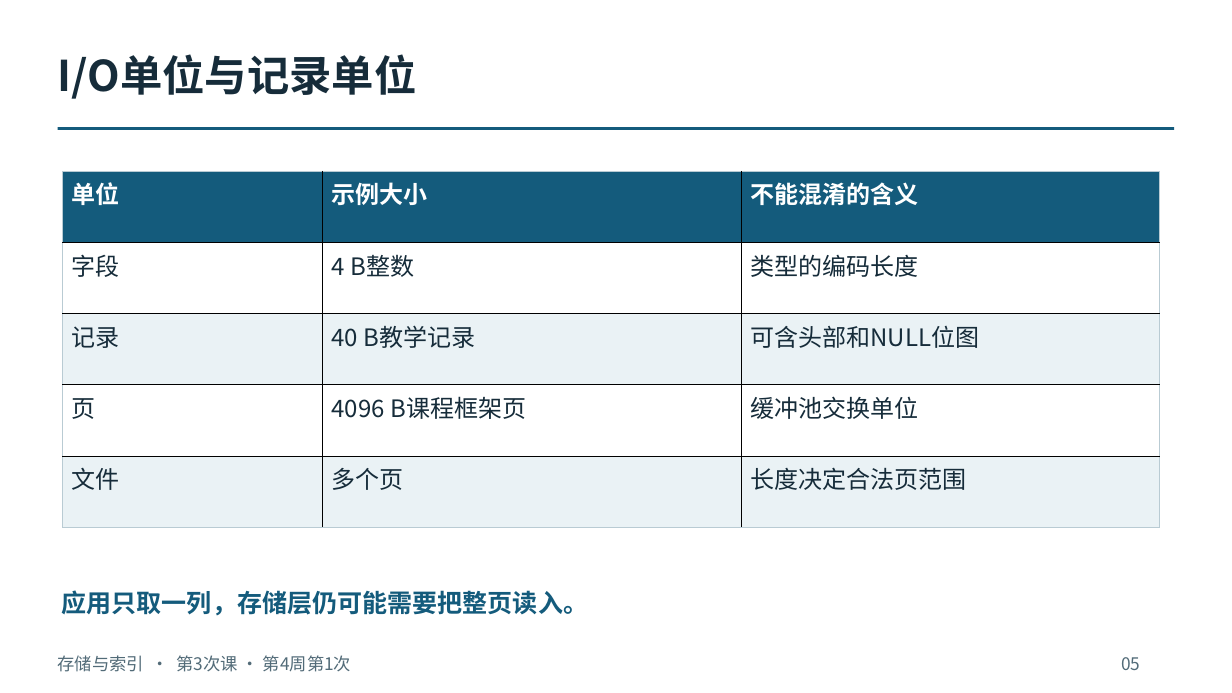
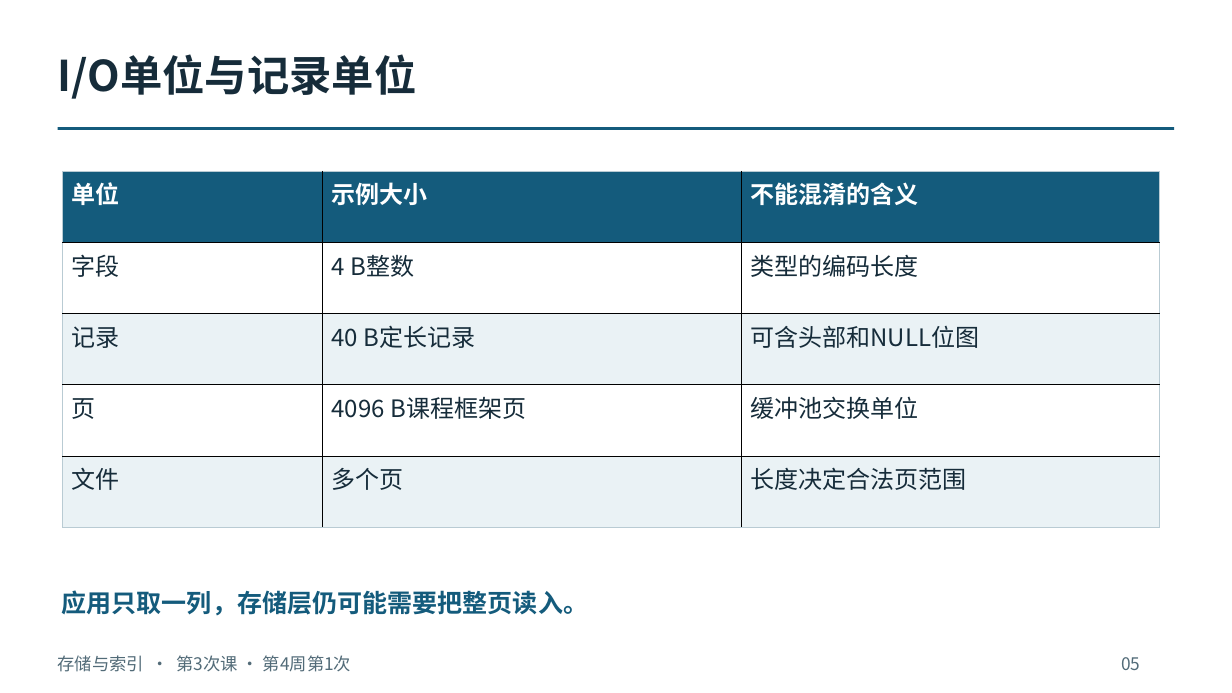
Before and after one commit to intellistream/database-kernel-course-student, a slide deck: slide 5 of 01_课件（第6版）/02_存储与索引.pptx. Drawn at 1232x693 pixels with LibreOffice and Linux fonts; fonts in the diff are those of the drawing. Boxes give left, top, right and bottom in pixels: in the first picture for what was removed or moved away, otherwise in the second. Text is boxed around its words. In the diff, an @@ line names an element or a change of style, - is before the commit and + after.

```diff
--- a/01_课件（第6版）/02_存储与索引.pptx
+++ b/01_课件（第6版）/02_存储与索引.pptx
@@ table at bbox=[63, 171, 1160, 527] @@
-row 3, column 2: 40 B教学记录
+row 3, column 2: 40 B定长记录
```
Also in this commit, not shown: 12 other slides changed, 26 other files.
